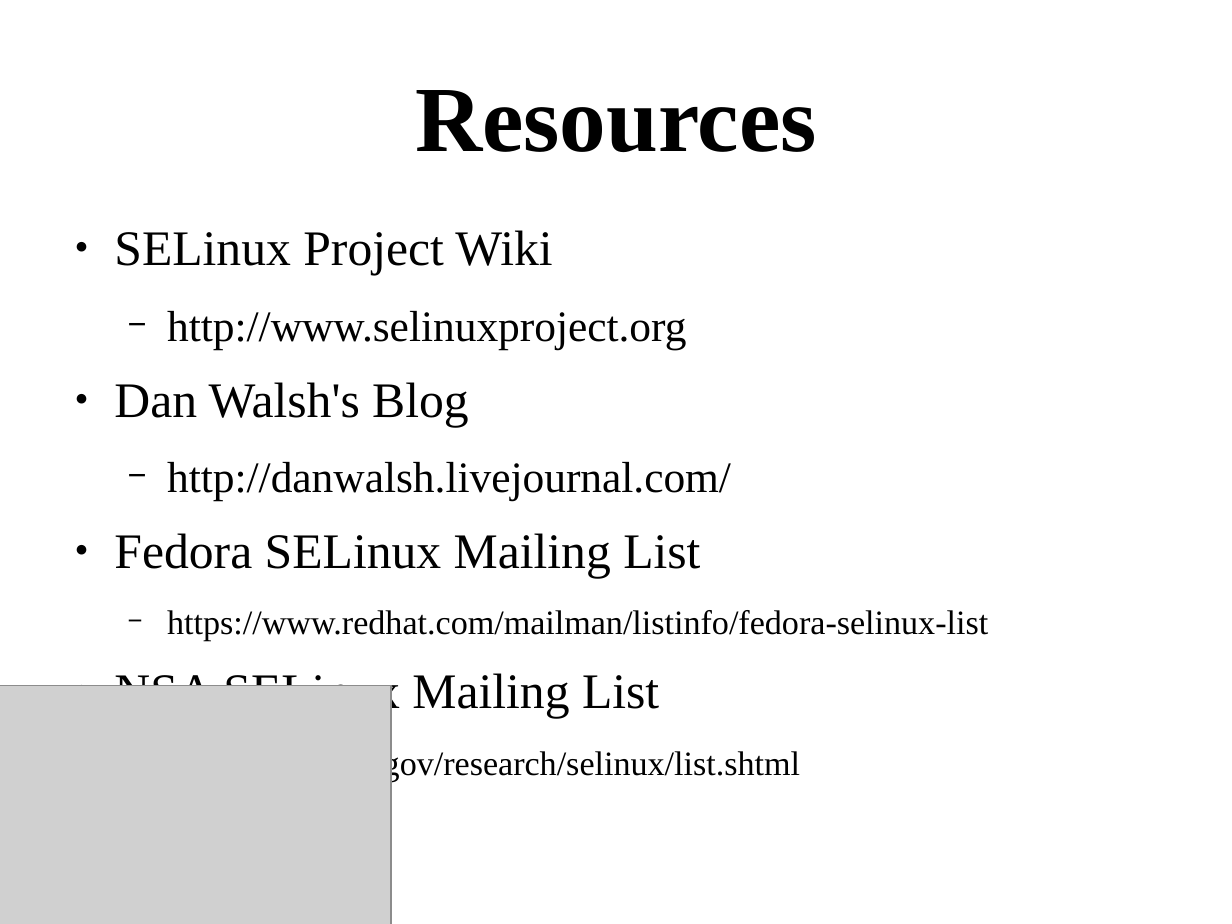
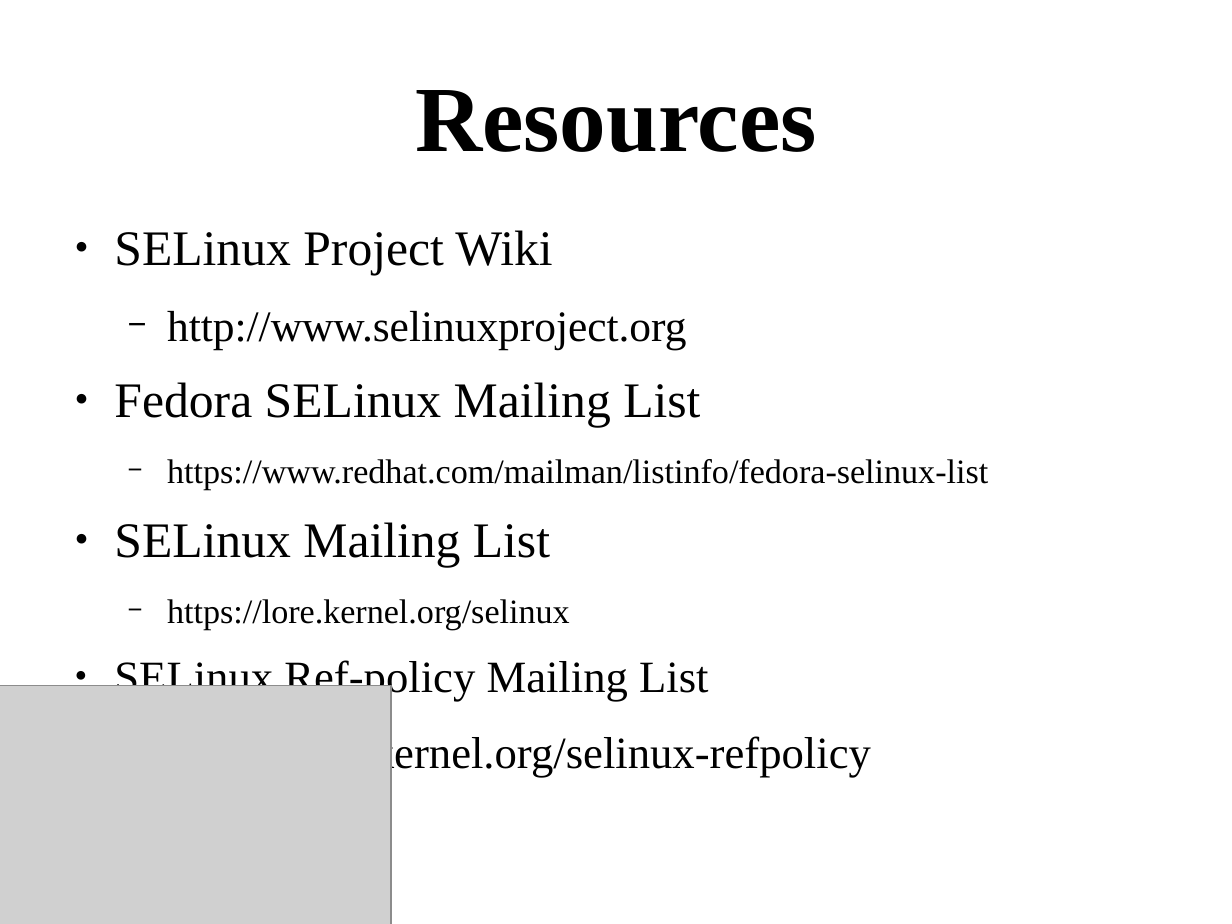
Before and after one commit to dpquigl/demystifying-selinux, a slide deck: slide 77 of demystifying-selinux-part2/demystifying_selinux_part2.odp. Drawn at 1232x924 pixels with LibreOffice and Linux fonts; fonts in the diff are those of the drawing; grey boxes stand for pictures. Boxes give left, top, right and bottom in pixels: in the first picture for what was removed or moved away, otherwise in the second. Text is boxed around its words. In the diff, an @@ line names an element or a change of style, - is before the commit and + after.

Commit message:
Update Links in Slides
Update the various mailing list addresses and other links which are
either no longer valid or have moved. Resolves issue #1.

```diff
--- a/demystifying-selinux-part2/demystifying_selinux_part2.odp
+++ b/demystifying-selinux-part2/demystifying_selinux_part2.odp
@@ text at <box>114,382,731,501</box>: paragraphs removed @@
-● Dan Walsh's Blog
-  − http://danwalsh.livejournal.com/
@@ text at <box>114,459,988,777</box>: text changed; size 22 to 28.8 pt @@
-● NSA SELinux Mailing List
-  − http://www.nsa.gov/research/selinux/list.shtml
+● SELinux Mailing List
+  − https://lore.kernel.org/selinux
+● SELinux Ref-policy Mailing List
+  − https://lore.kernel.org/selinux-refpolicy
```
Also in this commit, not shown: 6 other slides changed, 1 slide removed, 2 other files.
